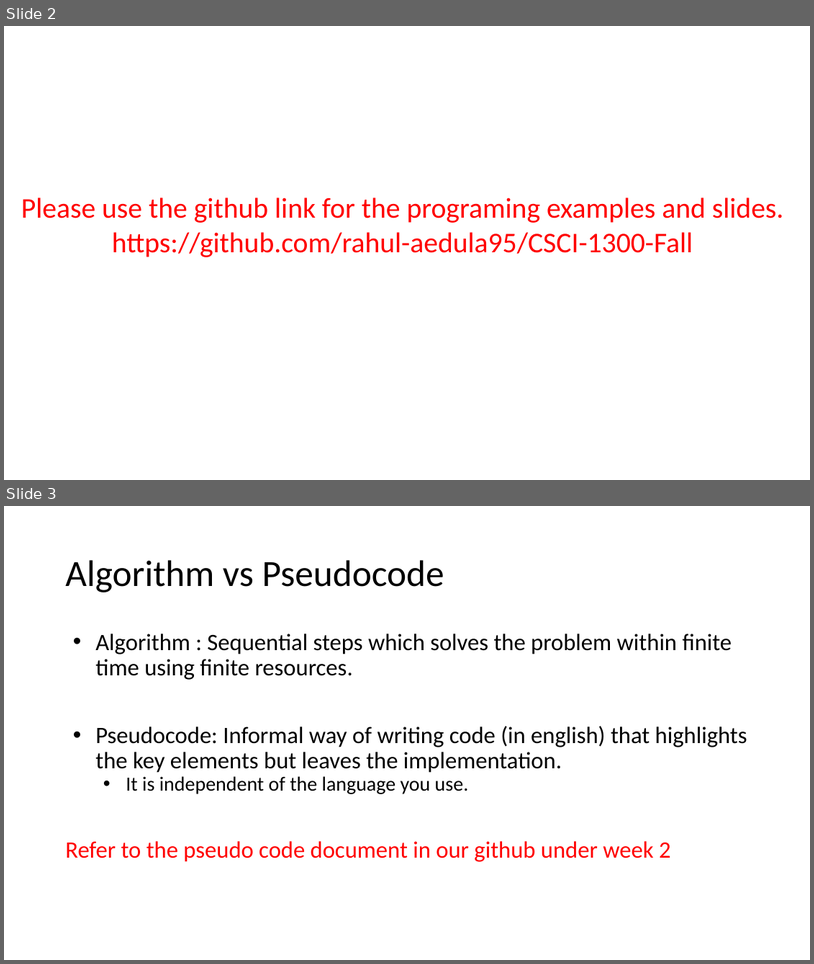
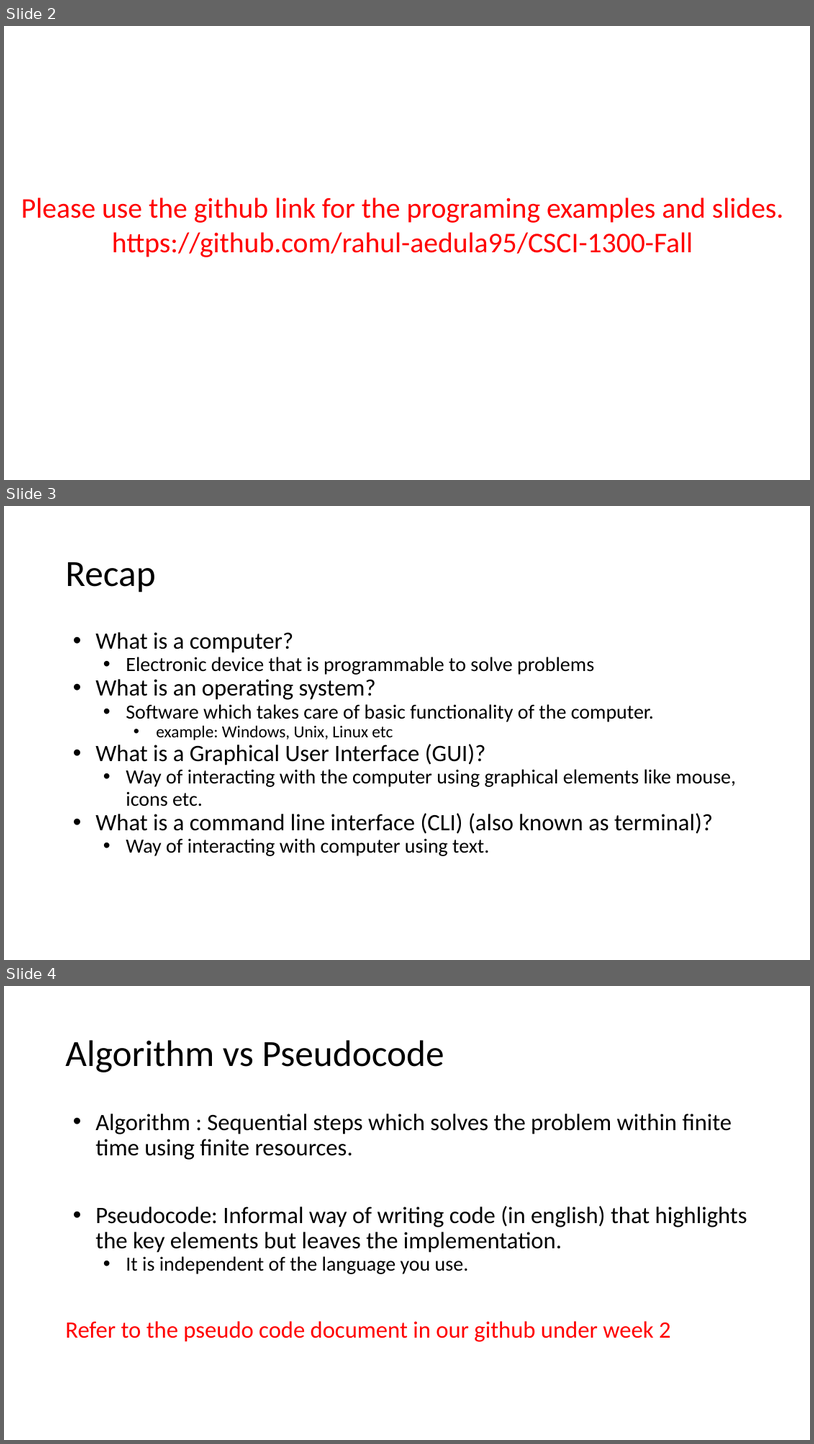
Before and after one commit to rahul-aedula95/CSCI-1300-Fall, a slide deck: Week-2/08_30.pptx. Shown one above the other, each under a label of ours: slides 2 and 3 before the commit, slides 2, 3 and 4 after it. The pictures are 814x964 and 814x1444 pixels, drawn with LibreOffice and Linux fonts; fonts in the diff are those of the drawing; background and template pictures are left out. Boxes give left, top, right and bottom in pixels: in the first picture for what was removed or moved away, otherwise in the second. Text is boxed around its words. In the diff, an @@ line names an element or a change of style, - is before the commit and + after.

Commit message:
week-2

```diff
--- a/Week-2/08_30.pptx
+++ b/Week-2/08_30.pptx
@@ slide 3 added at <box>4,506,810,960</box>, background #FFFFFF @@
@@ title added at <box>65,562,155,592</box>, 44 pt, text #000000 @@
+Recap
@@ text added at <box>95,632,736,856</box>, 24 pt, text #000000 @@
+• What is a computer?
+  • Electronic device that is programmable to solve problems
+• What is an operating system?
+  • Software which takes care of basic functionality of the computer.
+    • example: Windows, Unix, Linux etc
+• What is a Graphical User Interface (GUI)?
+  • Way of interacting with the computer using graphical elements like mouse, icons etc.
+• What is a command line interface (CLI) (also known as terminal)?
+  • Way of interacting with computer using text.
@@ what was slide 3 is now slide 4 @@
```
